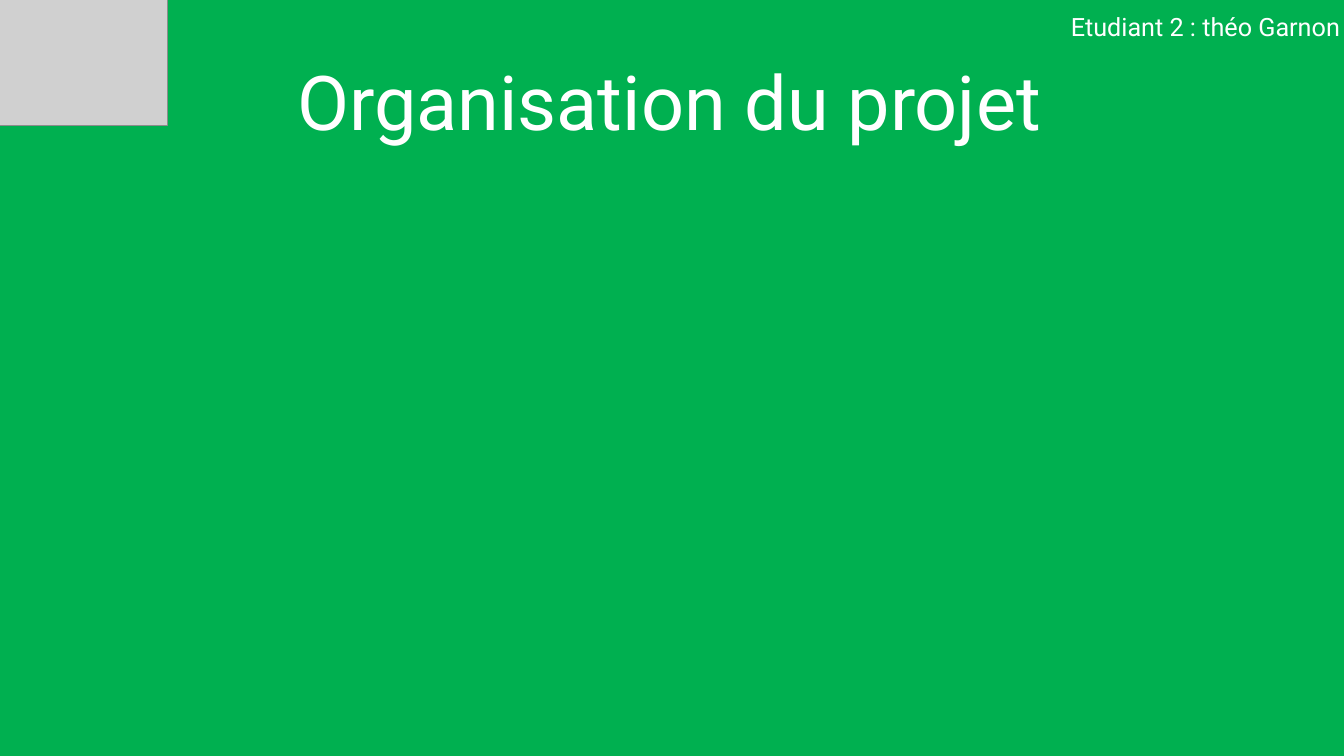
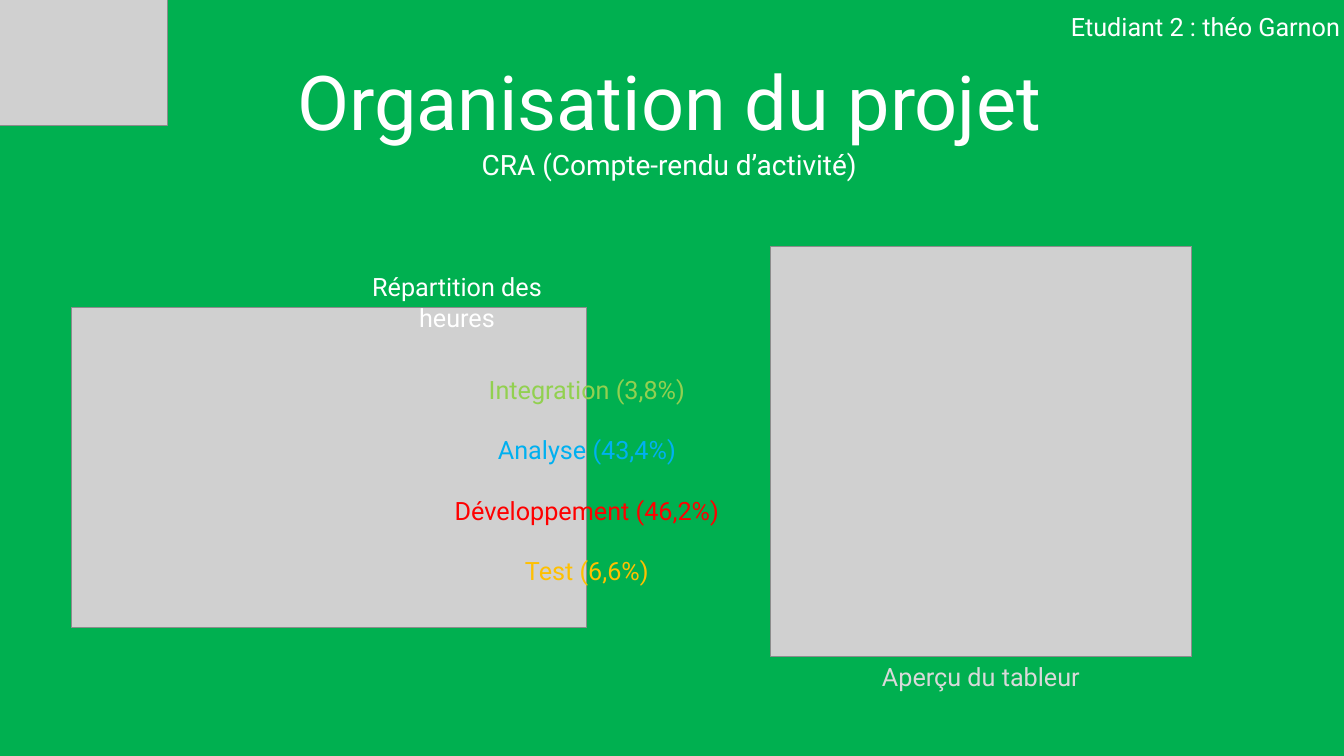
Before and after one commit to Colbert1/Projet_CrossLaPro, a slide deck: slide 7 of Ressources/Presentation_Projet_CrossLaPro_E2_Garnon.pptx (slide 6 before the commit). Drawn at 1344x756 pixels with LibreOffice and Linux fonts; fonts in the diff are those of the drawing; grey boxes stand for pictures. Boxes give left, top, right and bottom in pixels: in the first picture for what was removed or moved away, otherwise in the second. Text is boxed around its words. In the diff, an @@ line names an element or a change of style, - is before the commit and + after.

```diff
--- a/Ressources/Presentation_Projet_CrossLaPro_E2_Garnon.pptx
+++ b/Ressources/Presentation_Projet_CrossLaPro_E2_Garnon.pptx
@@ text added at (482, 152, 857, 182), 20 pt, text #FFFFFF @@
+CRA (Compte-rendu d’activité)
@@ picture added at (770, 246, 1192, 656) @@
@@ text added at (372, 277, 542, 327), 18 pt, text #FFFFFF @@
+Répartition des heures
@@ picture added at (72, 308, 588, 627) @@
@@ text added at (455, 376, 719, 586), 18 pt, text #FF0000 @@
+Integration (3,8%)
+Analyse (43,4%)
+Développement (46,2%)
+Test (6,6%)
@@ text added at (882, 667, 1080, 692), 18 pt, text #D9D9D9 @@
+Aperçu du tableur
```
Also in this commit, not shown: 2 slides added, 5 other files.
